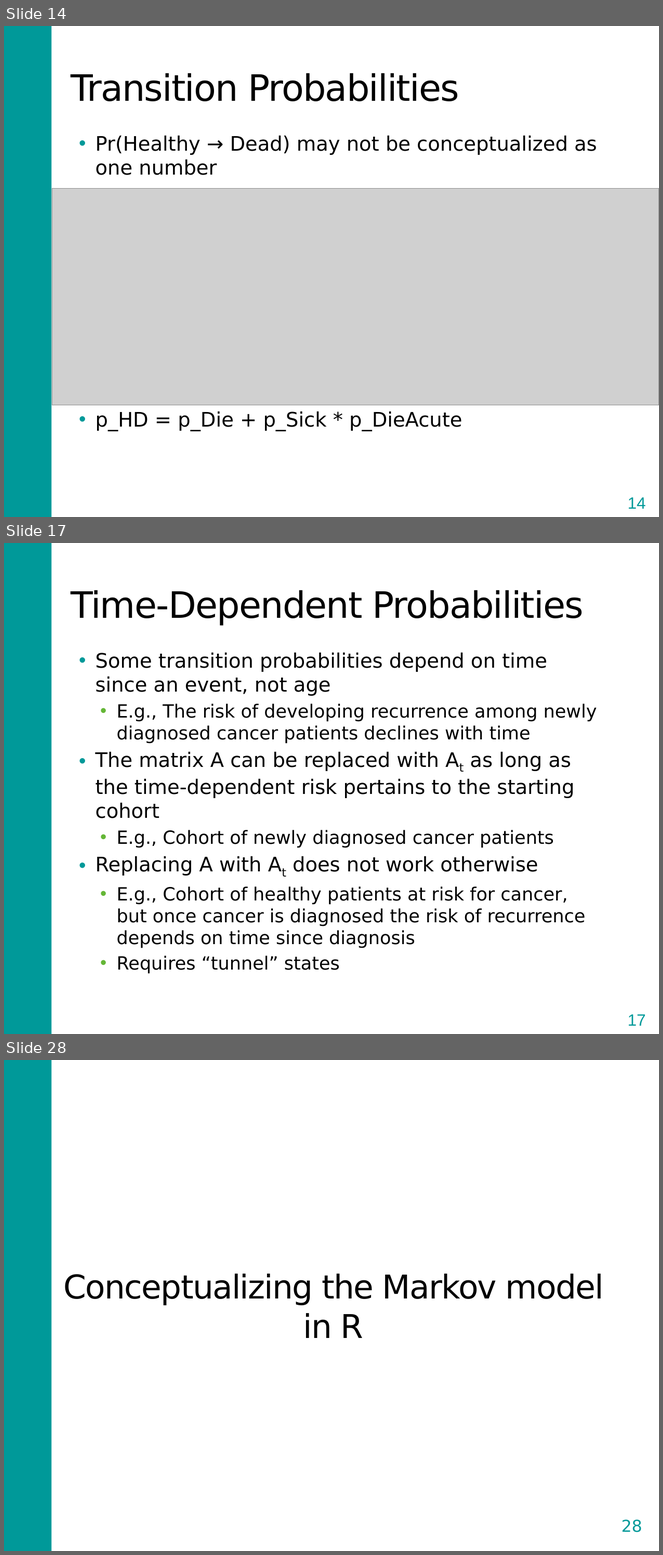
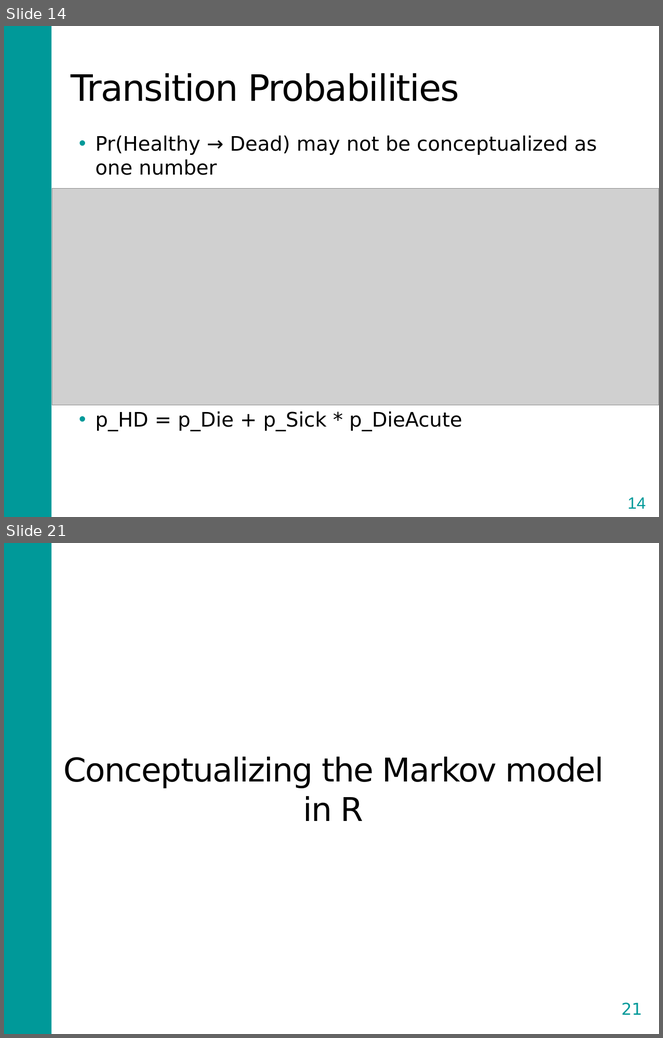
Before and after one commit to DARTH-git/Course-Modularization, a slide deck: Markov models/Slides/MarkovModelSlides.pptx. Shown one above the other, each under a label of ours: slides 14, 17 and 28 before the commit, slides 14 and 21 after it; the slides between them are not shown. The pictures are 663x1555 and 663x1038 pixels, drawn with LibreOffice and Linux fonts; fonts in the diff are those of the drawing; grey boxes stand for pictures. Boxes give left, top, right and bottom in pixels: in the first picture for what was removed or moved away, otherwise in the second. Text is boxed around its words. In the diff, an @@ line names an element or a change of style, - is before the commit and + after.

```diff
--- a/Markov models/Slides/MarkovModelSlides.pptx
+++ b/Markov models/Slides/MarkovModelSlides.pptx
@@ slide 17 removed at (4,543,659,1034), background #FFFFFF; not listed: 1 template element that a slide beside it also shows @@
@@ title removed at (71,590,584,626) @@
-Time-Dependent Probabilities
@@ text removed at (96,652,597,974) @@
-• Some transition probabilities depend on time since an event, not age
-  • E.g., The risk of developing recurrence among newly diagnosed cancer patients declines with time
-• The matrix A can be replaced with At as long as the time-dependent risk pertains to the starting cohort
-  • E.g., Cohort of newly diagnosed cancer patients
-• Replacing A with At does not work otherwise
-  • E.g., Cohort of healthy patients at risk for cancer, but once cancer is diagnosed the risk of recurrence depends on time since diagnosis
-  • Requires “tunnel” states
@@ page number removed at (617,1006,657,1034) @@
-17
@@ what was slide 28 is now slide 21 @@
@@ page number at (622,1003,643,1015): text changed @@
-28
+21
```
Also in this commit, not shown: 7 slides changed, 6 other slides removed, 43 other files.
